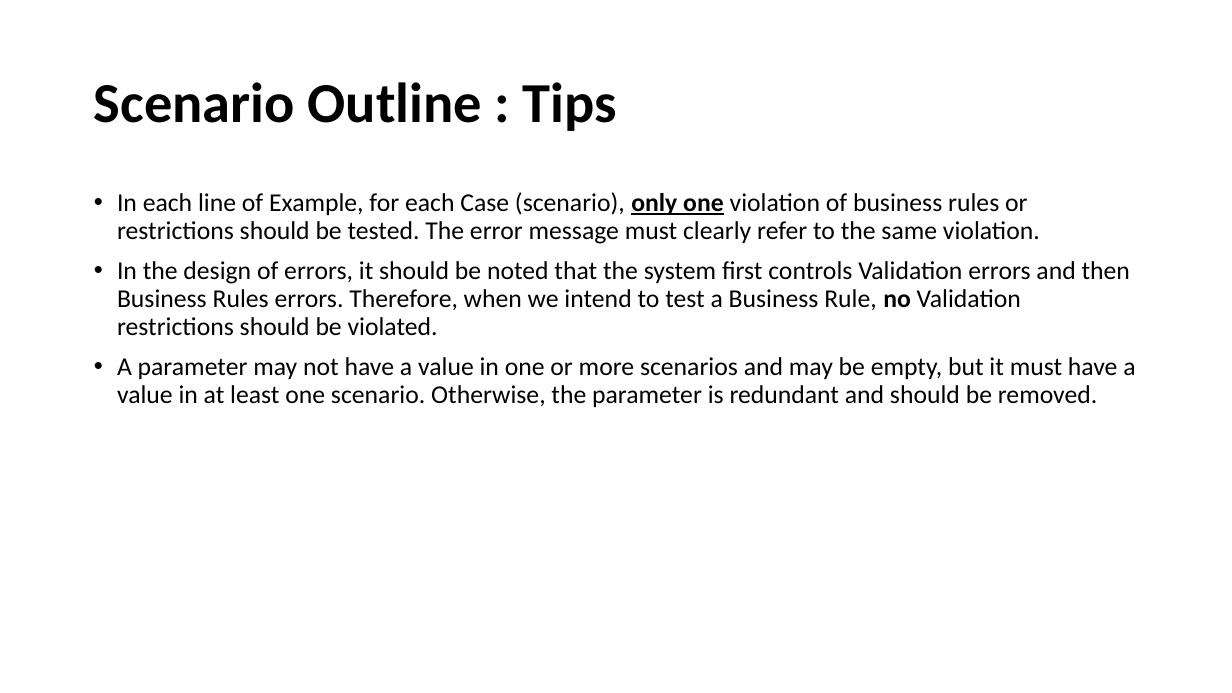
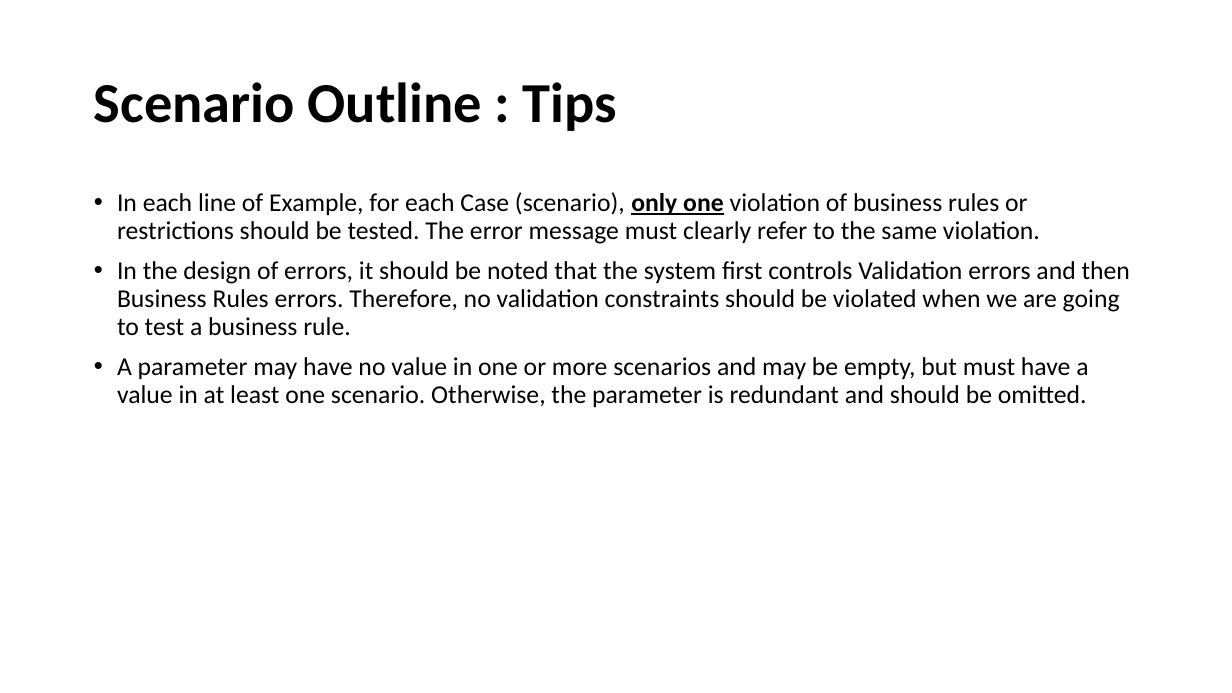
Before and after one commit to fmontazeri/Knowledeg, a slide deck: slide 49 of Gherkin.pptx. Drawn at 1232x693 pixels with LibreOffice and Linux fonts; fonts in the diff are those of the drawing. Boxes give left, top, right and bottom in pixels: in the first picture for what was removed or moved away, otherwise in the second. Text is boxed around its words. In the diff, an @@ line names an element or a change of style, - is before the commit and + after.

Commit message:
how to write scenarios

```diff
--- a/Gherkin.pptx
+++ b/Gherkin.pptx
@@ text at (117, 261, 1130, 407): text changed @@
-• In the design of errors, it should be noted that the system first controls Validation errors and then Business Rules errors. Therefore, when we intend to test a Business Rule, no Validation restrictions should be violated.
-• A parameter may not have a value in one or more scenarios and may be empty, but it must have a value in at least one scenario. Otherwise, the parameter is redundant and should be removed.
+• In the design of errors, it should be noted that the system first controls Validation errors and then Business Rules errors. Therefore, no validation constraints should be violated when we are going to test a business rule.
+• A parameter may have no value in one or more scenarios and may be empty, but must have a value in at least one scenario. Otherwise, the parameter is redundant and should be omitted.
```
Also in this commit, not shown: 1 other slide changed, 5 slides added.
